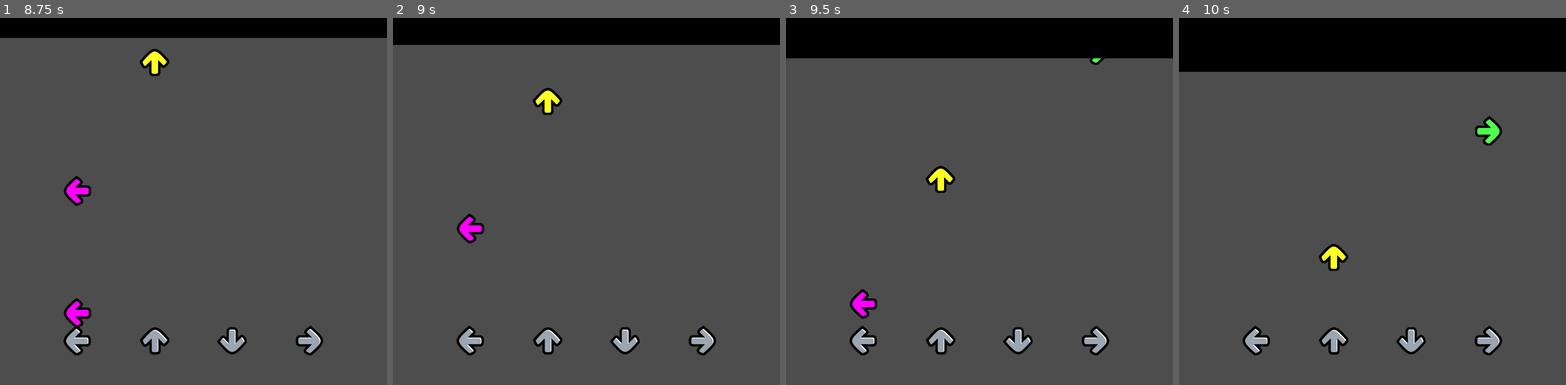
Above: before the commit, frames 1-4 (left to right).
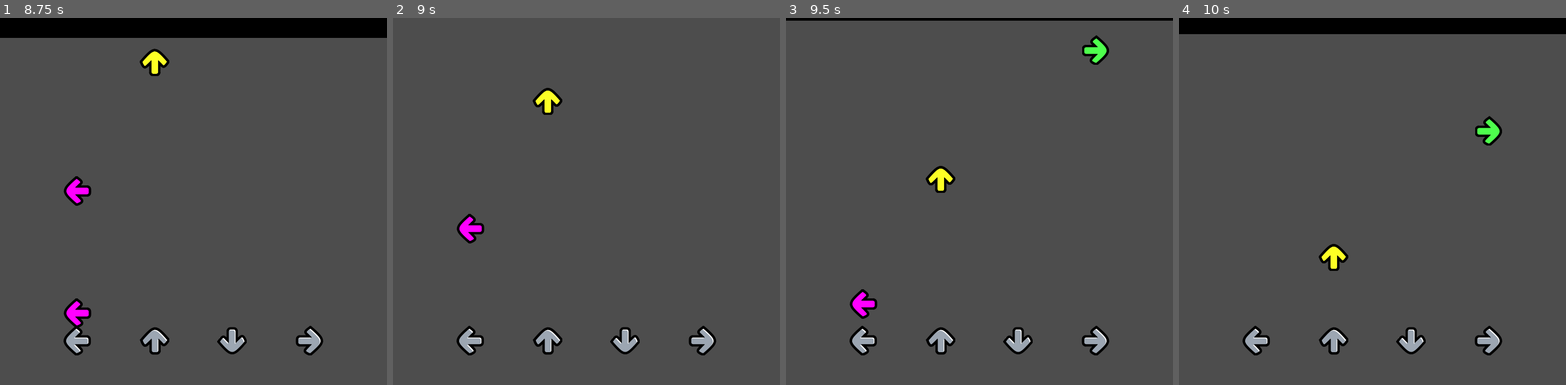
Above: after the commit, the same moments.

Repository: CalebDevonport/GameJam
Game: Godot game, scene res://main.tscn
Same seed, same stepped clock (60 frames per second), same inputs: the game is played once before the commit and once after it.
Inputs:
- Up to frame 1 (8.75 s): tap Enter at 0.5 s; hold D (input_right) 0.53-1.28 s; hold Down (input_down) 1.28-2.03 s; hold D (input_right) 2.03-2.78 s; hold W (input_up) 2.78-3.53 s; hold A (input_left) 3.53-5.03 s; hold Down (input_down) 5.03-5.78 s; hold D (input_right) 5.78-6.53 s; hold W (input_up) 6.53-7.28 s; hold D (input_right) 7.28-8.03 s; hold Down (input_down) from 8.03 s (still down)
- Up to frame 2 (9 s): release Down (input_down) at 8.78 s; hold A (input_left) from 8.78 s (still down)
- Up to frame 3 (9.5 s): keep holding A (input_left)
- Up to frame 4 (10 s): release A (input_left) at 9.53 s; hold W (input_up) from 9.53 s (still down)

Frame 1 is identical in both runs. In frame 2, 7.3% of the frame differs, in the area x 0-100%, y 0-8%; in frame 3, 10%; in frame 4, 10%, in the area x 0-100%, y 4-15%.

Commit message:
updating box movement tying it in with successful point gets

Diff:
--- a/box.tscn
+++ b/box.tscn
@@ -29,5 +29,6 @@
 sprite_frames = SubResource("SpriteFrames_piwrc")
 
 [node name="VisibleOnScreenNotifier2D" type="VisibleOnScreenNotifier2D" parent="."]
+position = Vector2(0, 332)
 
 [connection signal="screen_entered" from="VisibleOnScreenNotifier2D" to="." method="_on_visible_on_screen_notifier_2d_screen_entered"]
--- a/main.gd
+++ b/main.gd
@@ -5,6 +5,7 @@
 var spawn_points = []
 var box = null
 var score
+var boxVisible = false
 
 @export var arrow_scene: PackedScene
 @export var goal_scene: PackedScene
@@ -25,6 +26,7 @@
 	add_child(box)
 	box.position.x = 350
 	box.position.y = -770
+	box.isBoxVisible.connect(_box_is_visible)
 
 
 	var spawn_x_size = width / 5
@@ -37,6 +39,9 @@
 # Called every frame. 'delta' is the elapsed time since the previous frame.
 func _process(delta):
 	box.position.y = box.position.y + ( 50 *delta)
+	if box.position.y == 350:
+		boxVisible = false
+
 
 
 func _on_timer_timeout():
@@ -65,3 +70,11 @@
 func _on_increase_point():
 	score += 1
 	print("score=" + str(score))
+	if boxVisible:
+		box.position.y = box.position.y - 70
+		if box.position.y == -400:
+			boxVisible = false
+
+func _box_is_visible():
+	if boxVisible != true:
+		boxVisible = true
--- a/main.tscn
+++ b/main.tscn
@@ -1,11 +1,9 @@
 [gd_scene load_steps=5 format=3 uid="uid://b0fuj4tpdr3g1"]
 
 [ext_resource type="Script" path="res://main.gd" id="1_02dat"]
-
-[ext_resource type="PackedScene" uid="uid://be0u7h1axp7bs" path="res://arrow.tscn" id="2_un8jb"]
-[ext_resource type="PackedScene" uid="uid://dqgb635sg3ep5" path="res://goal.tscn" id="3_suevq"]
+[ext_resource type="PackedScene" uid="uid://j2tgg3inrfi2" path="res://arrow.tscn" id="2_un8jb"]
+[ext_resource type="PackedScene" uid="uid://dcbkmfep3rx5l" path="res://goal.tscn" id="3_suevq"]
 [ext_resource type="PackedScene" uid="uid://bu0v0bhnhtiab" path="res://box.tscn" id="4_2lkmj"]
-
 
 [node name="Main" type="Node"]
 script = ExtResource("1_02dat")
